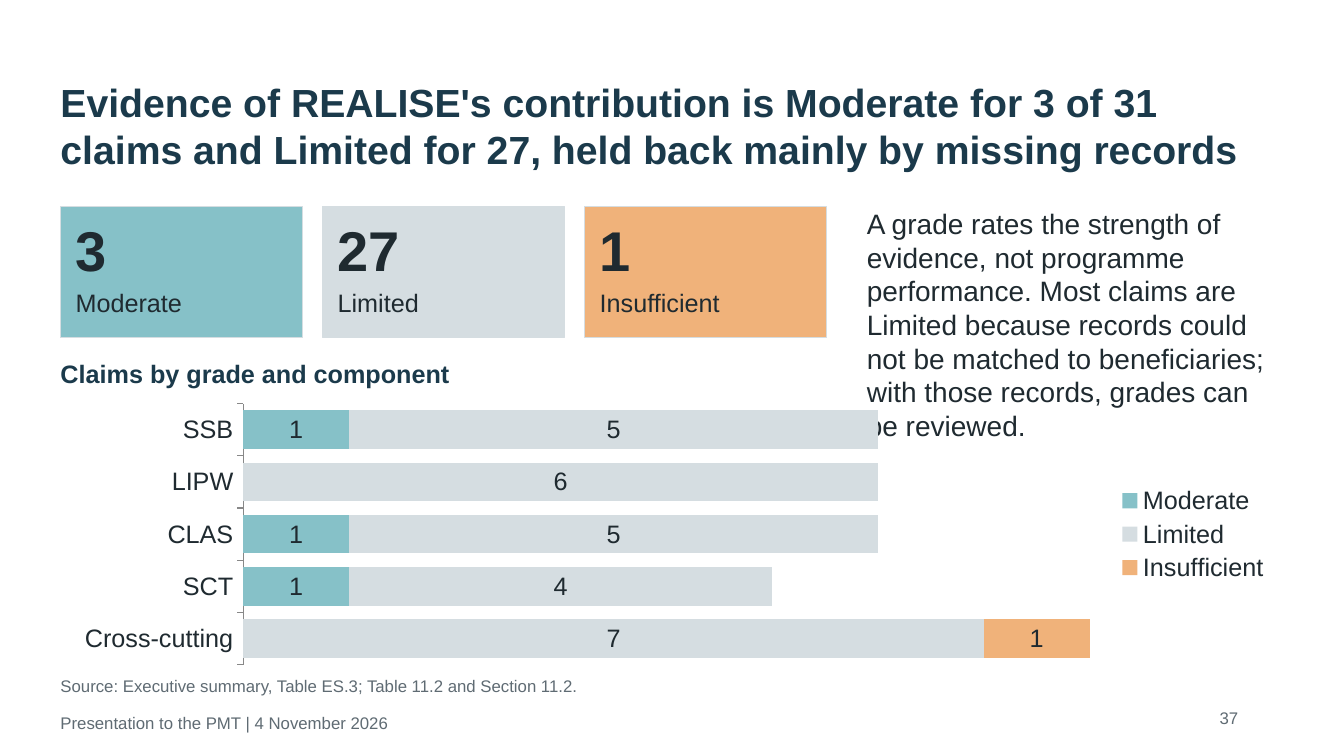
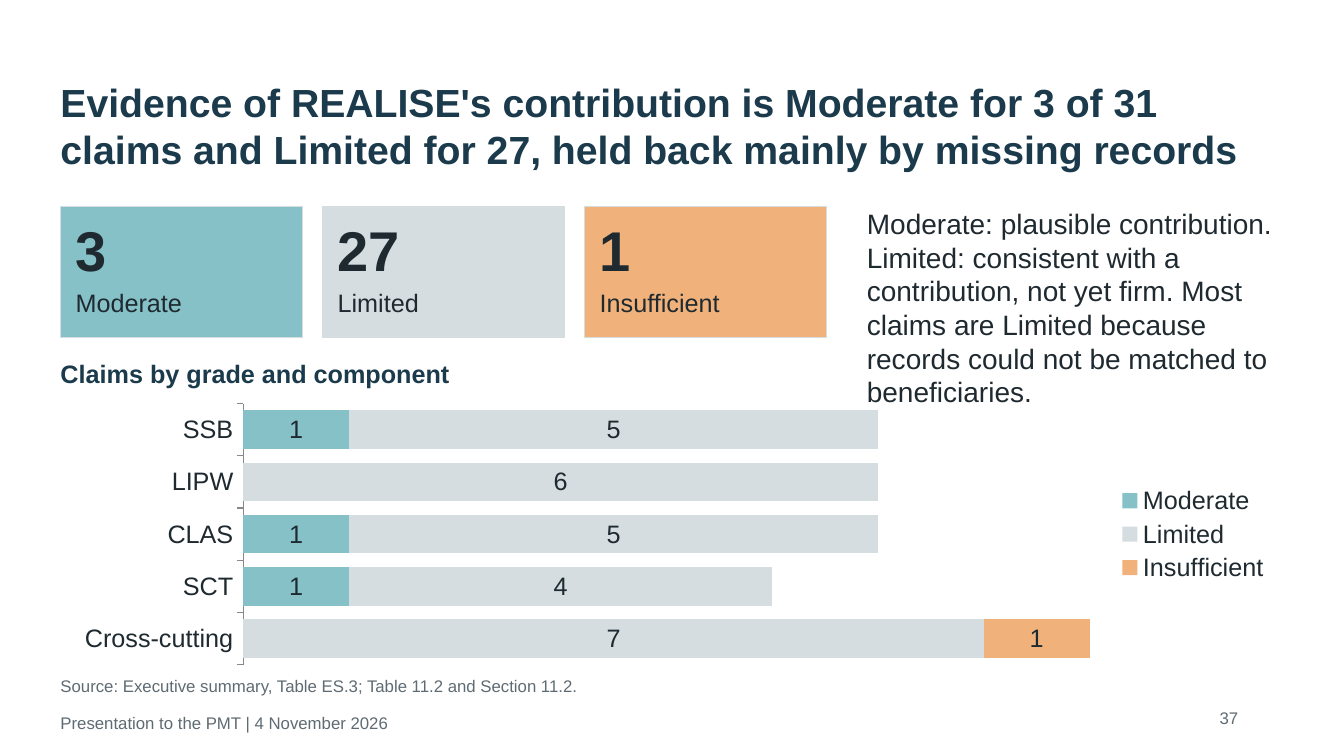
Before and after one commit to kokouekpinda/kokouekpinda, a slide deck: slide 23 of deliverables/REALISE_PMT_Presentation_v5.pptx (slide 22 before the commit). Drawn at 1344x756 pixels with LibreOffice and Linux fonts; fonts in the diff are those of the drawing. Boxes give left, top, right and bottom in pixels: in the first picture for what was removed or moved away, otherwise in the second. Text is boxed around its words. In the diff, an @@ line names an element or a change of style, - is before the commit and + after.

```diff
--- a/deliverables/REALISE_PMT_Presentation_v5.pptx
+++ b/deliverables/REALISE_PMT_Presentation_v5.pptx
@@ text at (867, 213, 1272, 403): text changed @@
-A grade rates the strength of evidence, not programme performance. Most claims are Limited because records could not be matched to beneficiaries; with those records, grades can be reviewed.
+Moderate: plausible contribution. Limited: consistent with a contribution, not yet firm. Most claims are Limited because records could not be matched to beneficiaries.
```
Also in this commit, not shown: 7 other slides changed, 11 slides added, 3 slides removed, 7 other files.
